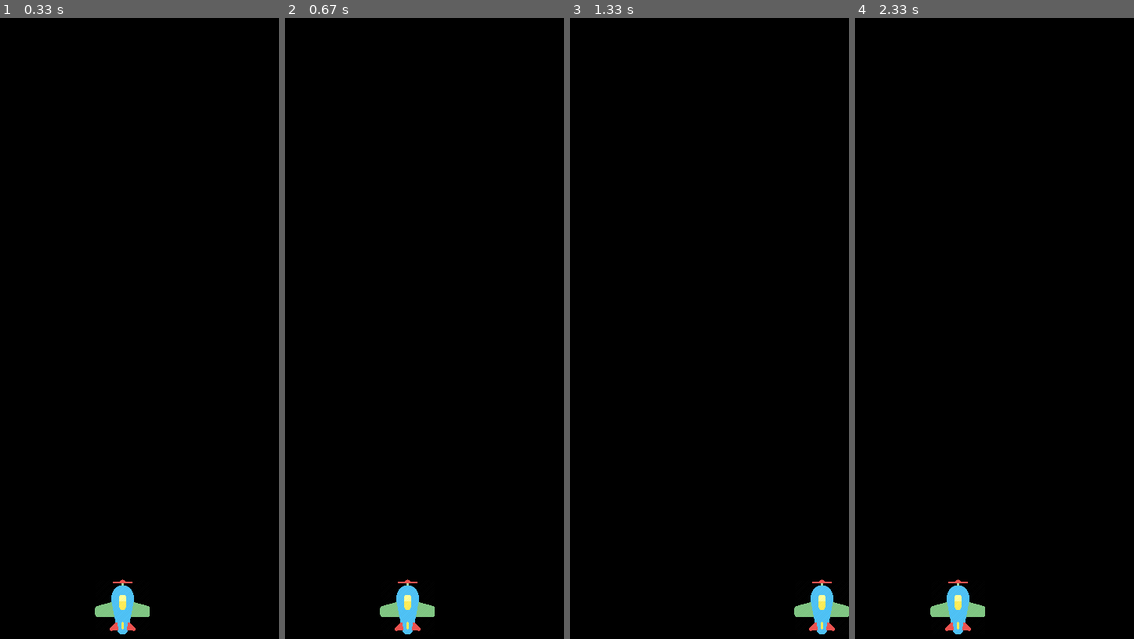
Above: before the commit, frames 1-4 (left to right).
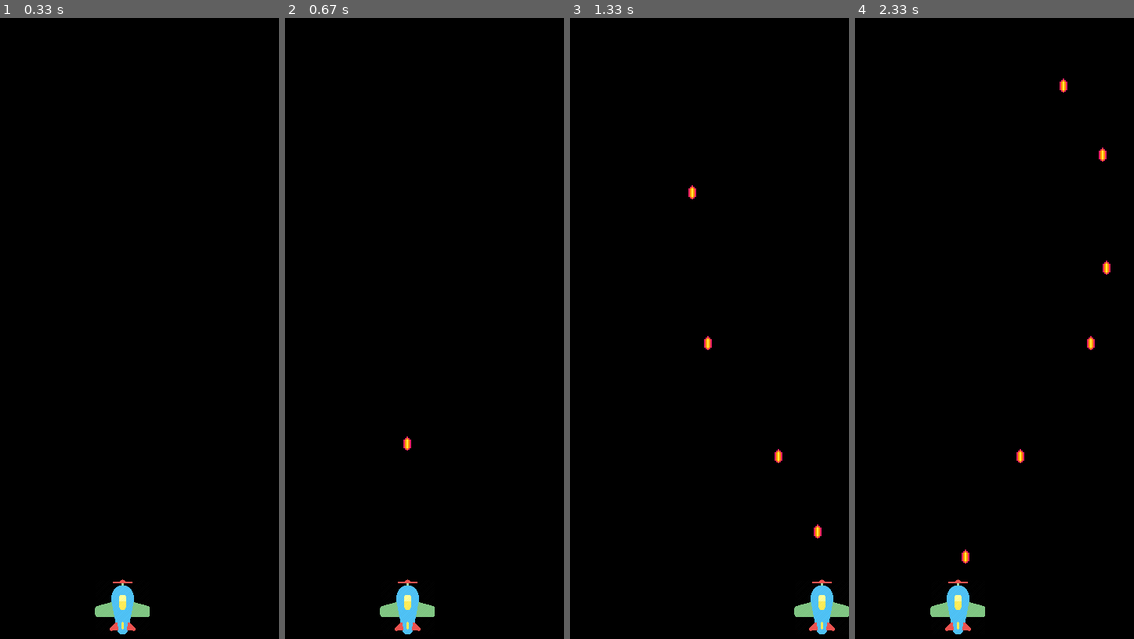
Above: after the commit, the same moments.

Repository: musekorea/Python-Pygame-PlaneShotting
Game: pygame game, started from index.py
The game is run twice, just before and just after one commit, with the same random seed, the same clock (stepped at 60 frames per second) and the same inputs.
Inputs:
- Up to frame 1 (0.33 s): no input
- Up to frame 2 (0.67 s): tap Space at 0.33 s
- Up to frame 3 (1.33 s): hold Right 0.67-1.13 s; tap Space at 0.73, 1.03, 1.23 s; hold Right from 1.17 s (still down)
- Up to frame 4 (2.33 s): tap Space at 1.53, 1.73, 2.03, 2.3 s; release Right at 1.63 s; hold Left 1.67-2.2 s; hold Left from 2.23 s (still down)

Frame 1 is identical in both runs. In frame 2, less than 0.1% of the frame differs, in the area x 42-46%, y 67-70%; in frame 3, 0.2%; in frame 4, 0.3%, in the area x 38-92%, y 9-88%.

Commit message:
missil done

Diff:
--- a/index.py
+++ b/index.py
@@ -36,9 +36,21 @@
 plane.x = round(size[0]/2-plane.size_x/2)
 plane.y = round(size[1]-plane.size_y-15)
 plane.move = 5
+
 move_right=False
 move_left=False
+missile_on = False
 
+missile_list = []
+
+def create_missile():
+  missile = Game_obj()
+  missile.put_img("./images/missile.png")
+  missile.change_size(12,20)
+  missile.x = round(plane.x + plane.size_x/2-missile.size_x/2)
+  missile.y = plane.y-missile.size_y-3
+  missile.move = 8
+  missile_list.append(missile)
 
 # 4. 메인 이벤트
 shut_down = 0
@@ -54,12 +66,18 @@
         move_right=True
       elif event.key ==1073741904: #1073741904
         move_left=True
+      elif event.key == pygame.K_SPACE: #missile on
+        print("down")
+        create_missile()
+
     if event.type == pygame.KEYUP:
       if event.key == pygame.K_RIGHT:
         move_right = False
       elif event.key ==pygame.K_LEFT:
         move_left = False
-
+      elif event.key == pygame.K_SPACE:
+        print("up")
+        missile_on=False
 
   # 4-3. 입력, 시간에 따른 변화
   if move_right==True:
@@ -70,9 +88,25 @@
     plane.x = plane.x-plane.move
     if plane.x<0:
       plane.x = 0
+
   # 4-4. 그리기
   screen.fill(black)
   plane.show()
+  for item in missile_list:
+    item.y = item.y-item.move
+    item.show()
+    print(item.y)
+    if item.y<0:
+      print("사라짐")
+      missile_list.remove(item)
+      print(item)
+      print(len(missile_list))
+
+
+
+
+
+
 
   # 4-5. 렌더링
   pygame.display.flip()
Binary file added: images/missile.png
